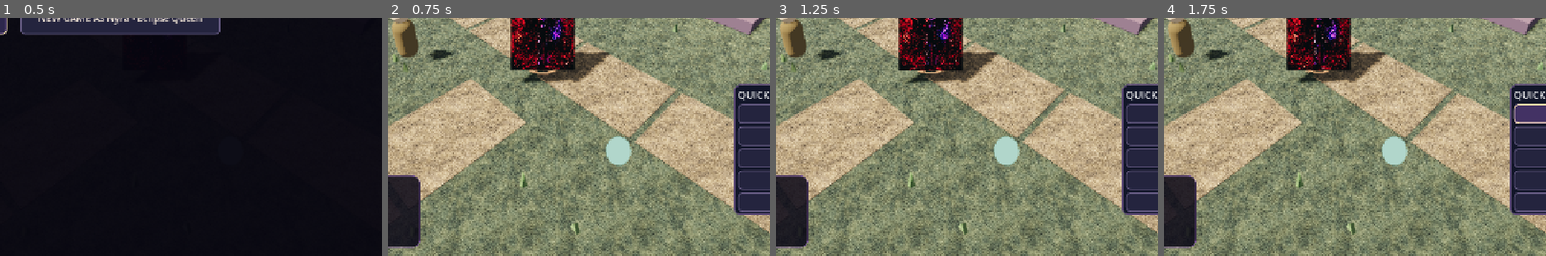
Above: before the commit, frames 1-4 (left to right).
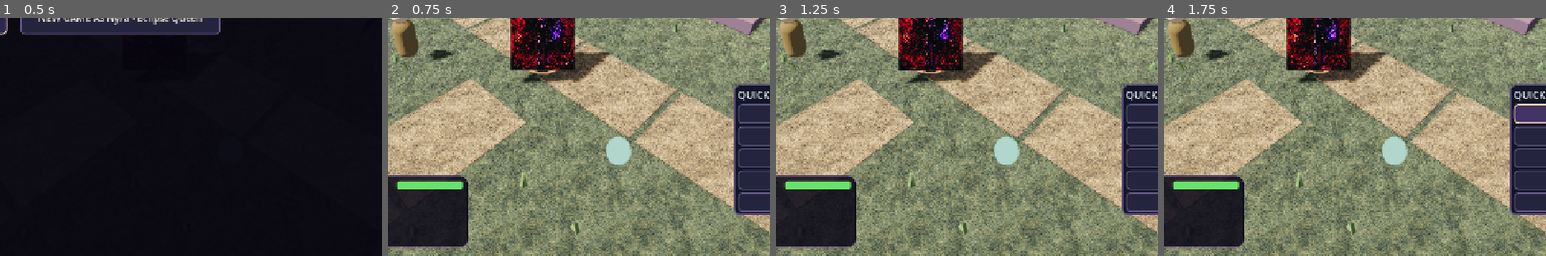
Above: after the commit, the same moments.

Repository: ericgantor-cyber/Moonfall
Game: Godot game, scene res://scenes/main.tscn
Two runs of this game, one before a commit and one after it. Both use one fixed random seed, a clock stepped at 60 frames per second and the inputs below.
Inputs:
- Up to frame 1 (0.5 s): no input
- Up to frame 2 (0.75 s): click "NEW GAME AS Z • Void Reaper" at 0.5 s
- Up to frame 3 (1.25 s): no input
- Up to frame 4 (1.75 s): click "INTERACT / LOOT" at 1.25 s
The pictures show only the part of the screen within x 30-80%, y 50-100%; the shares and areas given below are measured in that part.

Frame 1 is identical in both runs. In frame 2, 4.2% of the frame differs, in the area x 2-21%, y 66-97%; in frame 3, 4.2%; in frame 4, 4.2%.

Commit message:
feat(hud): show stamina meter in fallback HUD when custom image is absent

Diff:
--- a/godot-v38/scripts/native_v38_0.gd
+++ b/godot-v38/scripts/native_v38_0.gd
@@ -103,6 +103,20 @@
  v384_vitals_label.add_theme_font_size_override("normal_font_size",16)
  v384_vitals_label.custom_minimum_size=Vector2(205.0,96.0)
  layout.add_child(v384_vitals_label)
+ # Functional green stamina meter even before the custom art PNG is installed.
+ var fallback_stamina:=ProgressBar.new()
+ fallback_stamina.name="V387_FallbackStaminaBar"
+ fallback_stamina.min_value=0.0
+ fallback_stamina.max_value=V387_MAX_STAMINA
+ fallback_stamina.value=v387_stamina
+ fallback_stamina.show_percentage=false
+ fallback_stamina.custom_minimum_size=Vector2(110.0,14.0)
+ fallback_stamina.mouse_filter=Control.MOUSE_FILTER_IGNORE
+ var fallback_fill:=StyleBoxFlat.new()
+ fallback_fill.bg_color=Color("#69e26b")
+ fallback_fill.set_corner_radius_all(4)
+ fallback_stamina.add_theme_stylebox_override("fill",fallback_fill)
+ layout.add_child(fallback_stamina)
  v384_vitals_panel.visible=false
  # Use the user's HUD PNG when present; fall back to functional meters otherwise.
  if ResourceLoader.exists("res://assets/ui/moonfall_orb_hud.png"):
@@ -212,6 +226,8 @@
 
 func _v384_refresh_vitals()->void:
  if is_instance_valid(v387_stamina_bar):v387_stamina_bar.value=clampf(v387_stamina,0.0,V387_MAX_STAMINA)
+ var fallback_meter:ProgressBar=get_node_or_null("NativeAtlasUI/V384_Vitals/HBoxContainer/V387_FallbackStaminaBar") as ProgressBar
+ if is_instance_valid(fallback_meter):fallback_meter.value=clampf(v387_stamina,0.0,V387_MAX_STAMINA)
  if is_instance_valid(v386_orb_values):
   var hp_value:int=clampi(roundi(hp),0,maxi(1,roundi(max_hp)))
   var mana_value:int=clampi(roundi(v385_mana),0,roundi(V385_MAX_MANA))
